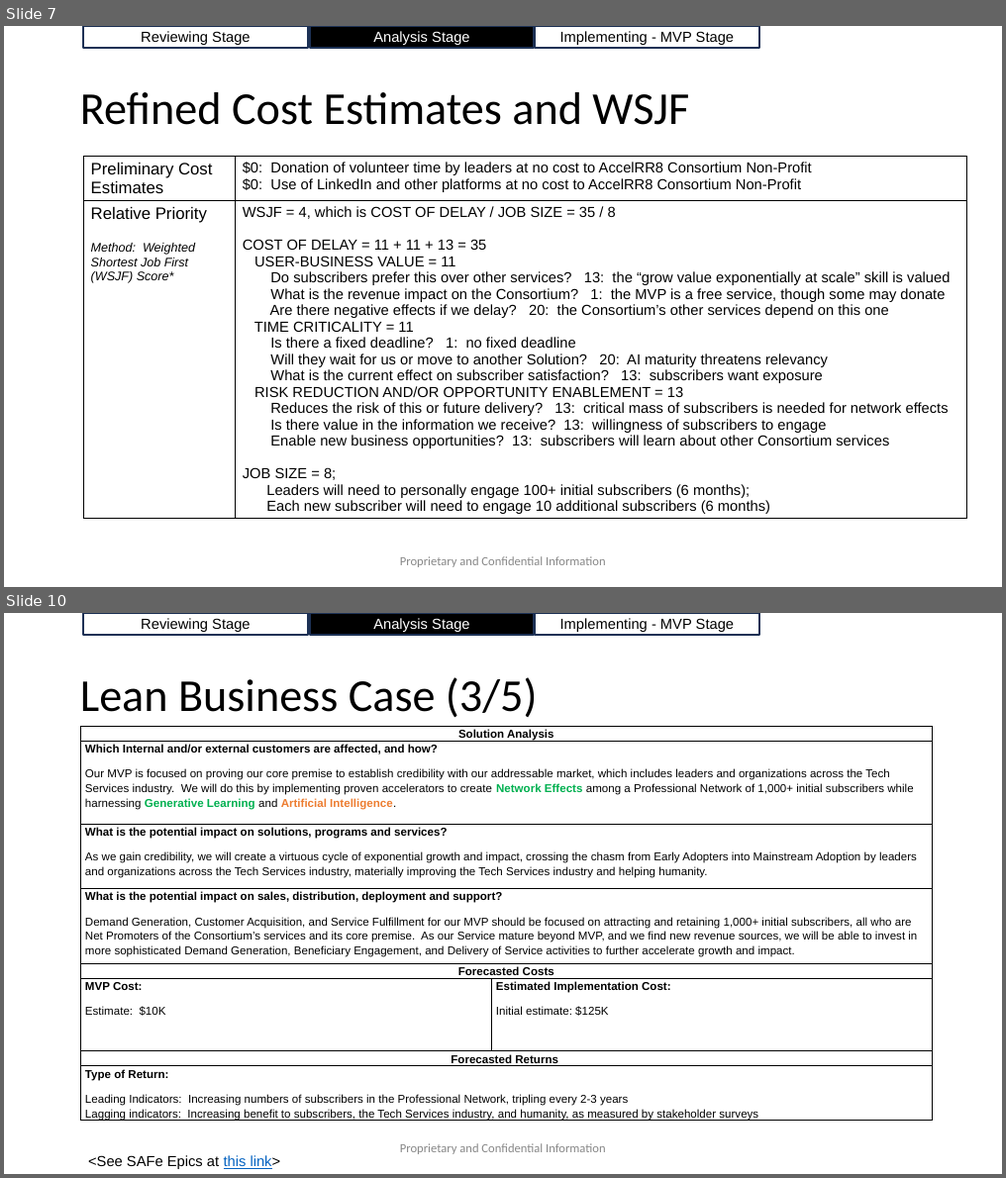
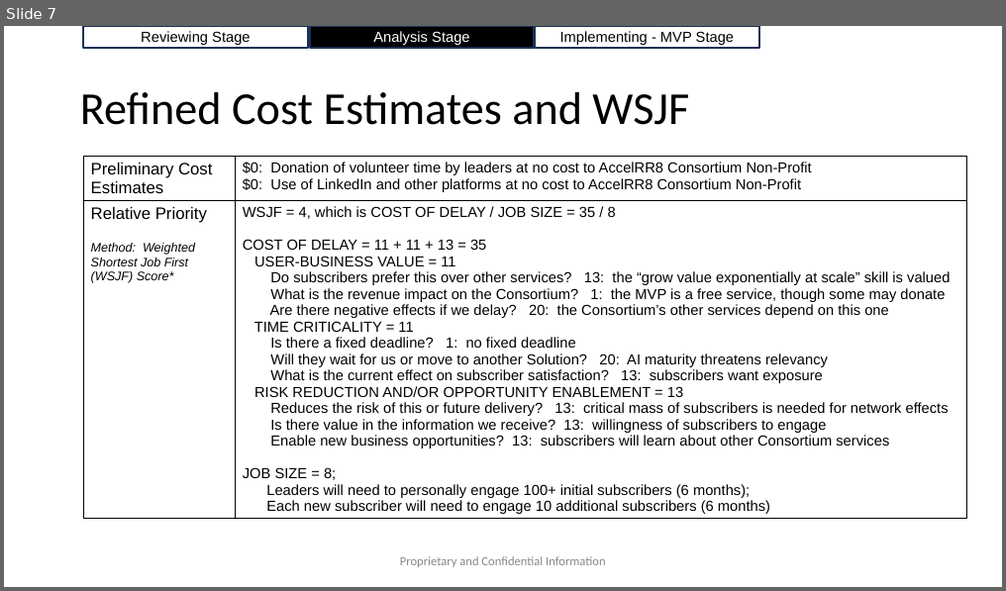
Before and after one commit to AccelRR8-Consortium-NonProfit/Management-Public, a slide deck: docs/2_Value_Creation/2a_Product/Professional_Networking/Professional_Networking_v1_Lean_Business_Case.pptx. Shown one above the other, each under a label of ours: slides 7 and 10 before the commit, slide 7 after it; the slides between them are not shown. The pictures are 1006x1178 and 1006x591 pixels, drawn with LibreOffice and Linux fonts; fonts in the diff are those of the drawing; background and template pictures are left out. Boxes give left, top, right and bottom in pixels: in the first picture for what was removed or moved away, otherwise in the second. Text is boxed around its words. In the diff, an @@ line names an element or a change of style, - is before the commit and + after.

Commit message:
Updated Professional Networking Deliverables

```diff
--- a/docs/2_Value_Creation/2a_Product/Professional_Networking/Professional_Networking_v1_Lean_Business_Case.pptx
+++ b/docs/2_Value_Creation/2a_Product/Professional_Networking/Professional_Networking_v1_Lean_Business_Case.pptx
@@ slide 10 removed at [4, 613, 1002, 1174], background #FFFFFF @@
@@ rectangle removed at [83, 613, 308, 635] @@
-Reviewing Stage
@@ rectangle removed at [310, 613, 534, 635] @@
-Analysis Stage
@@ rectangle removed at [535, 613, 759, 635] @@
-Implementing - MVP Stage
@@ title removed at [80, 677, 538, 718] @@
-Lean Business Case (3/5)
@@ table removed at [81, 726, 933, 1125], 8 rows, 2 columns @@
-Solution Analysis | 
-Which Internal and/or external customers are affected, and how? / Our MVP is focused on proving our core premise to establish credibility with our addressable market, which includes leaders and organizations across the Tech Services industry. We will do this by implementing proven accelerators to create Network Effects among a Professional Network of 1,000+ initial subscribers while harnessing Generative Learning and Artificial Intelligence. | 
-What is the potential impact on solutions, programs and services? / As we gain credibility, we will create a virtuous cycle of exponential growth and impact, crossing the chasm from Early Adopters into Mainstream Adoption by leaders and organizations across the Tech Services industry, materially improving the Tech Services industry and helping humanity. | 
-What is the potential impact on sales, distribution, deployment and support? / Demand Generation, Customer Acquisition, and Service Fulfillment for our MVP should be focused on attracting and retaining 1,000+ initial subscribers, all who are Net Promoters of the Consortium’s services and its core premise. As our Service mature beyond MVP, and we find new revenue sources, we will be able to invest in more sophisticated Demand Generation, Beneficiary Engagement, and Delivery of Service activities to further accelerate growth and impact. | 
-Forecasted Costs | 
-MVP Cost: / Estimate: $10K | Estimated Implementation Cost: / Initial estimate: $125K
-Forecasted Returns | 
-Type of Return: / Leading Indicators: Increasing numbers of subscribers in the Professional Network, tripling every 2-3 years Lagging indicators: Increasing benefit to subscribers, the Tech Services industry, and humanity, as measured by stakeholder surveys | 
@@ text removed at [400, 1144, 606, 1155] @@
-Proprietary and Confidential Information
@@ text removed at [88, 1156, 281, 1169] @@
-<See SAFe Epics at this link>
```
Also in this commit, not shown: 2 slides changed, 3 other slides removed, 5 other files.
